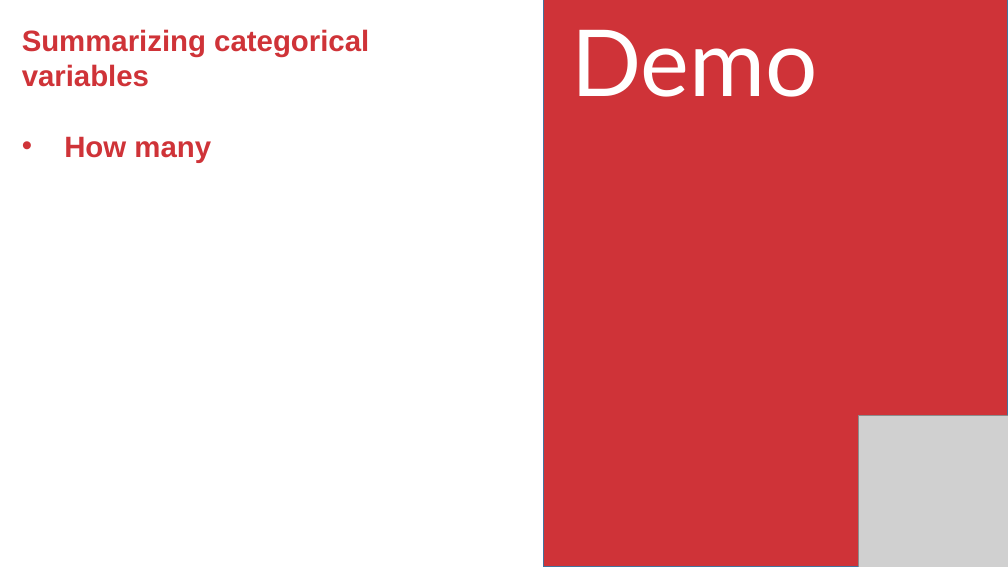
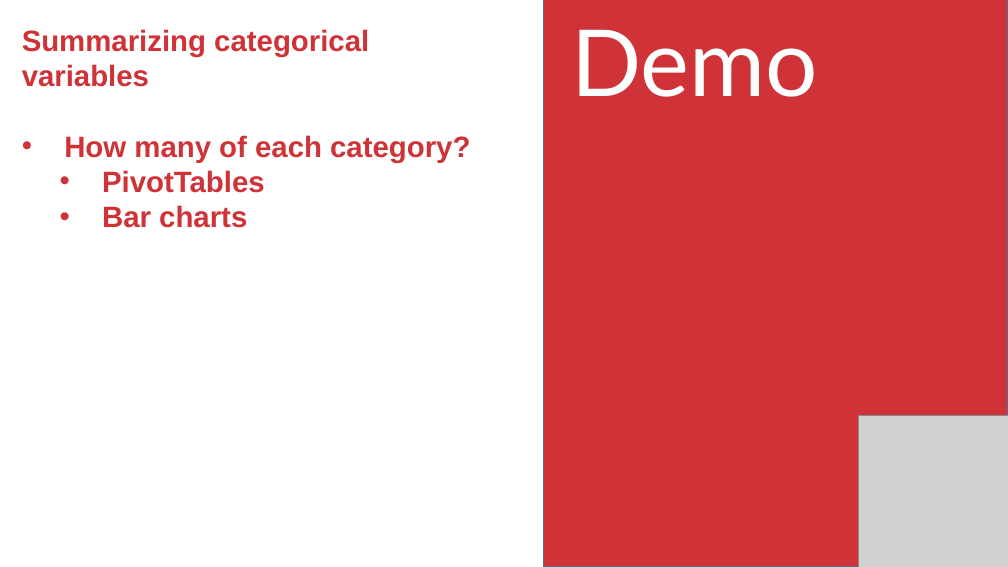
Before and after one commit to stringfestdata/aina-excel-stats-starter, a slide deck: slide 9 of advancing-into-analytics-excel-foundations.pptx. Drawn at 1008x567 pixels with LibreOffice and Linux fonts; fonts in the diff are those of the drawing; grey boxes stand for pictures. Boxes give left, top, right and bottom in pixels: in the first picture for what was removed or moved away, otherwise in the second. Text is boxed around its words. In the diff, an @@ line names an element or a change of style, - is before the commit and + after.

```diff
--- a/advancing-into-analytics-excel-foundations.pptx
+++ b/advancing-into-analytics-excel-foundations.pptx
@@ text at (64,135,470,228): text changed @@
-• How many
+• How many of each category?
+  • PivotTables
+  • Bar charts
```
Also in this commit, not shown: 3 slides added, 2 other files.
